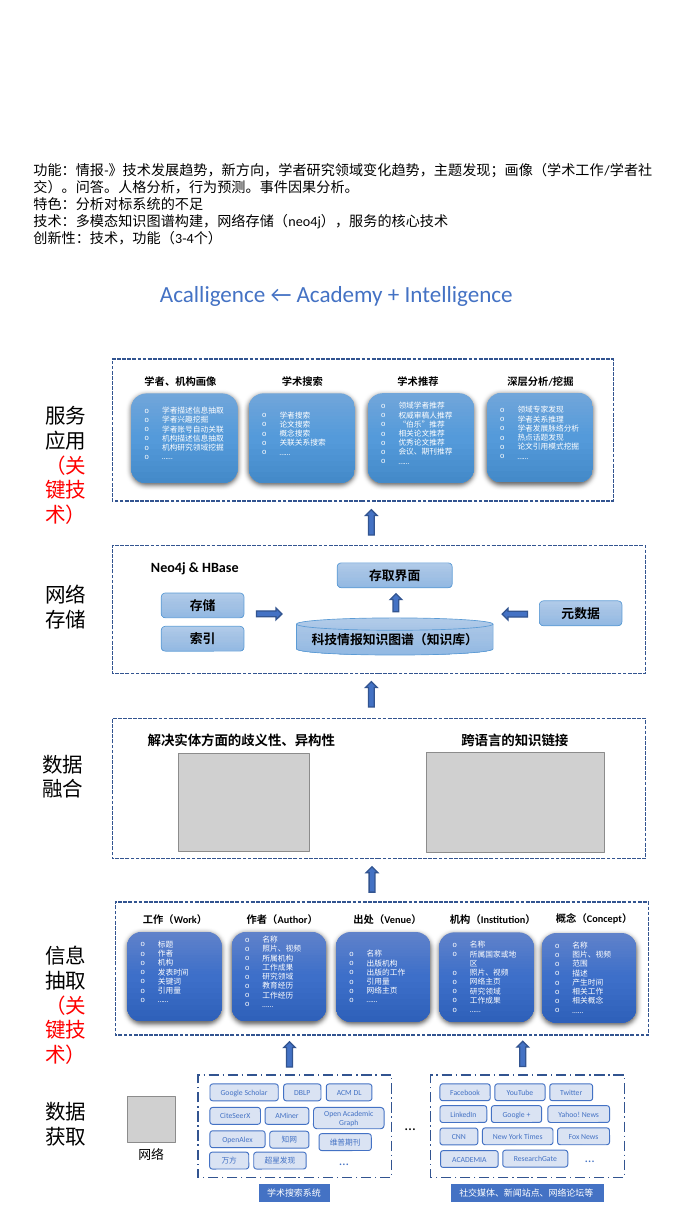
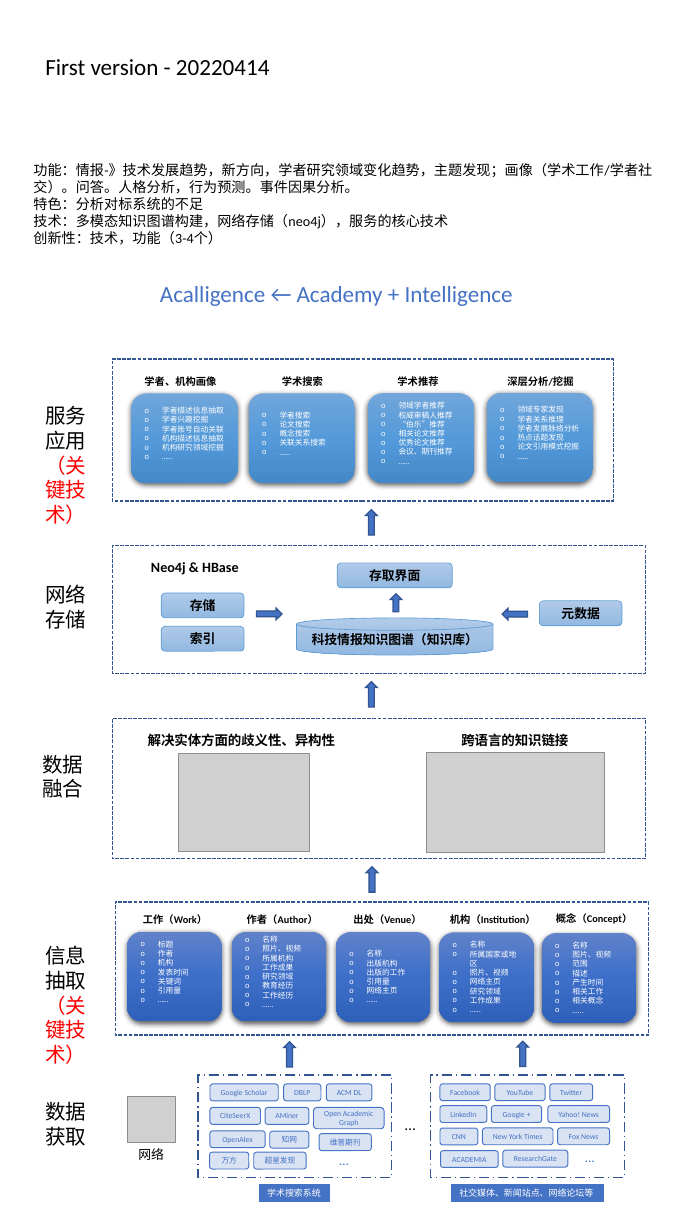
Before and after one commit to farahhuifanyang/Acalligence, a slide deck: slide 4 of SystemDesignDocs/FiguresForDesign/Figures.pptx (slide 1 before the commit). Drawn at 693x1232 pixels with LibreOffice and Linux fonts; fonts in the diff are those of the drawing; grey boxes stand for pictures. Boxes give left, top, right and bottom in pixels: in the first picture for what was removed or moved away, otherwise in the second. Text is boxed around its words. In the diff, an @@ line names an element or a change of style, - is before the commit and + after.

```diff
--- a/SystemDesignDocs/FiguresForDesign/Figures.pptx
+++ b/SystemDesignDocs/FiguresForDesign/Figures.pptx
@@ text added at (x1=45, y1=59, x2=270, y2=75), 18 pt, text #000000 @@
+First version - 20220414
```
Also in this commit, not shown: 1 other slide changed, 2 slides added, 2 other files.
